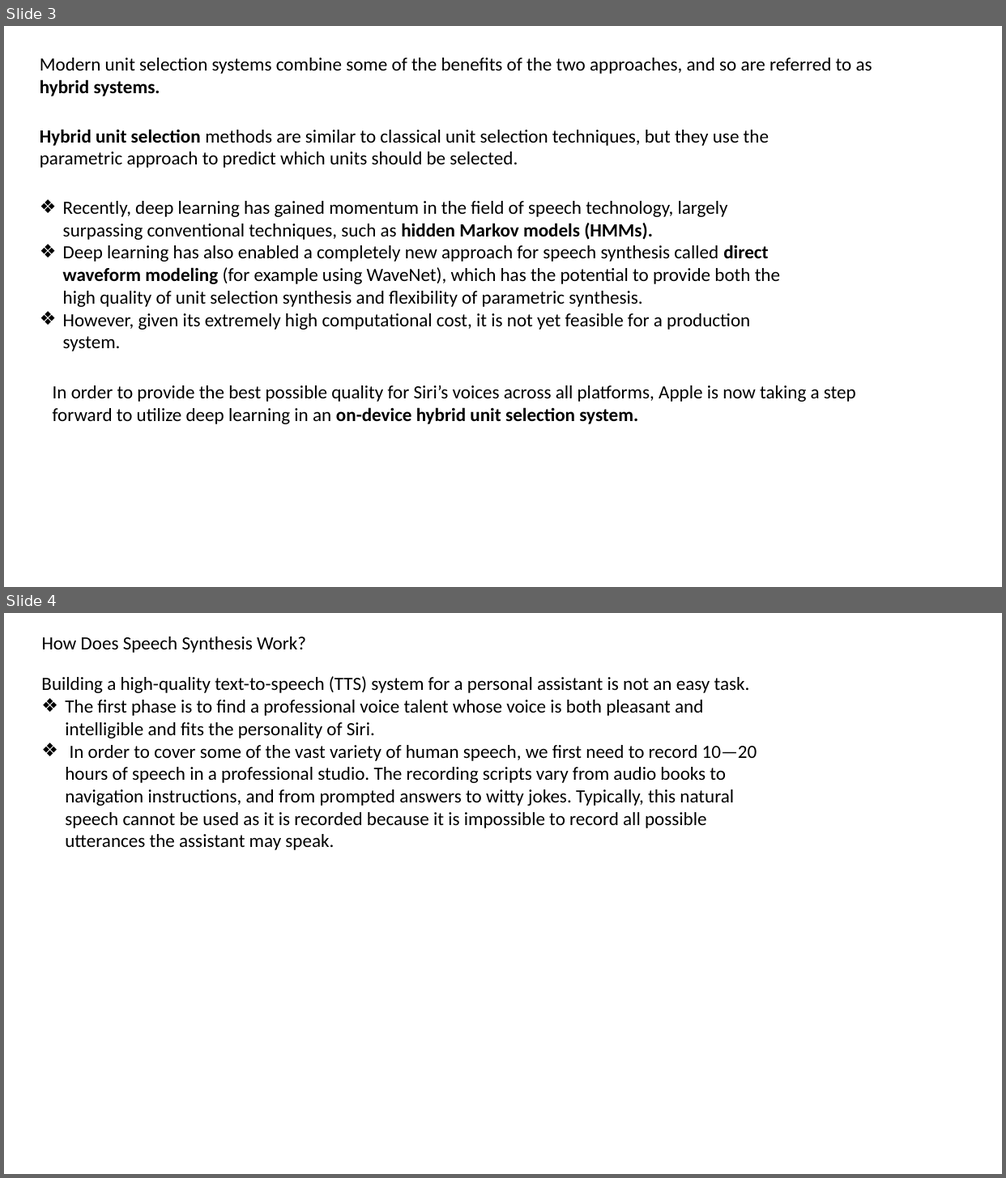
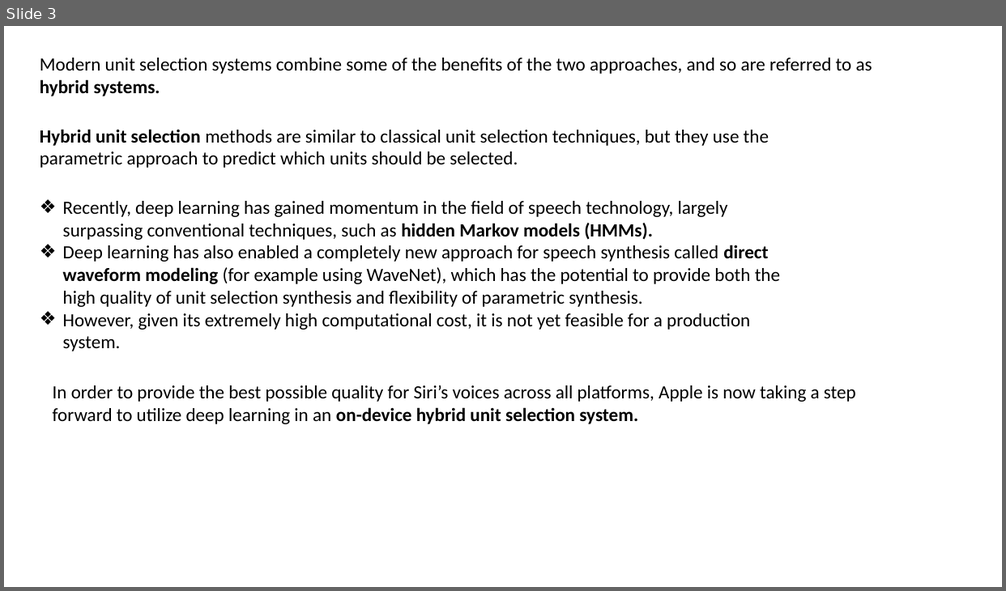
Before and after one commit to maddy6/LSTM_DEEP, a slide deck: Voice_Based_AI_Applications.pptx. Shown one above the other, each under a label of ours: slides 3 and 4 before the commit, slide 3 after it. The pictures are 1006x1178 and 1006x591 pixels, drawn with LibreOffice and Linux fonts; fonts in the diff are those of the drawing. Boxes give left, top, right and bottom in pixels: in the first picture for what was removed or moved away, otherwise in the second. Text is boxed around its words. In the diff, an @@ line names an element or a change of style, - is before the commit and + after.

```diff
--- a/Voice_Based_AI_Applications.pptx
+++ b/Voice_Based_AI_Applications.pptx
@@ slide 4 removed at (4, 613, 1002, 1174), background #FFFFFF @@
@@ text removed at (42, 636, 306, 653) @@
-How Does Speech Synthesis Work?
@@ text removed at (41, 676, 757, 850) @@
-Building a high-quality text-to-speech (TTS) system for a personal assistant is not an easy task.
-❖ The first phase is to find a professional voice talent whose voice is both pleasant and intelligible and fits the personality of Siri.
-❖ In order to cover some of the vast variety of human speech, we first need to record 10—20 hours of speech in a professional studio. The recording scripts vary from audio books to navigation instructions, and from prompted answers to witty jokes. Typically, this natural speech cannot be used as it is recorded because it is impossible to record all possible utterances the assistant may speak.
```
Also in this commit, not shown: 2 slides changed, 18 slides added.
